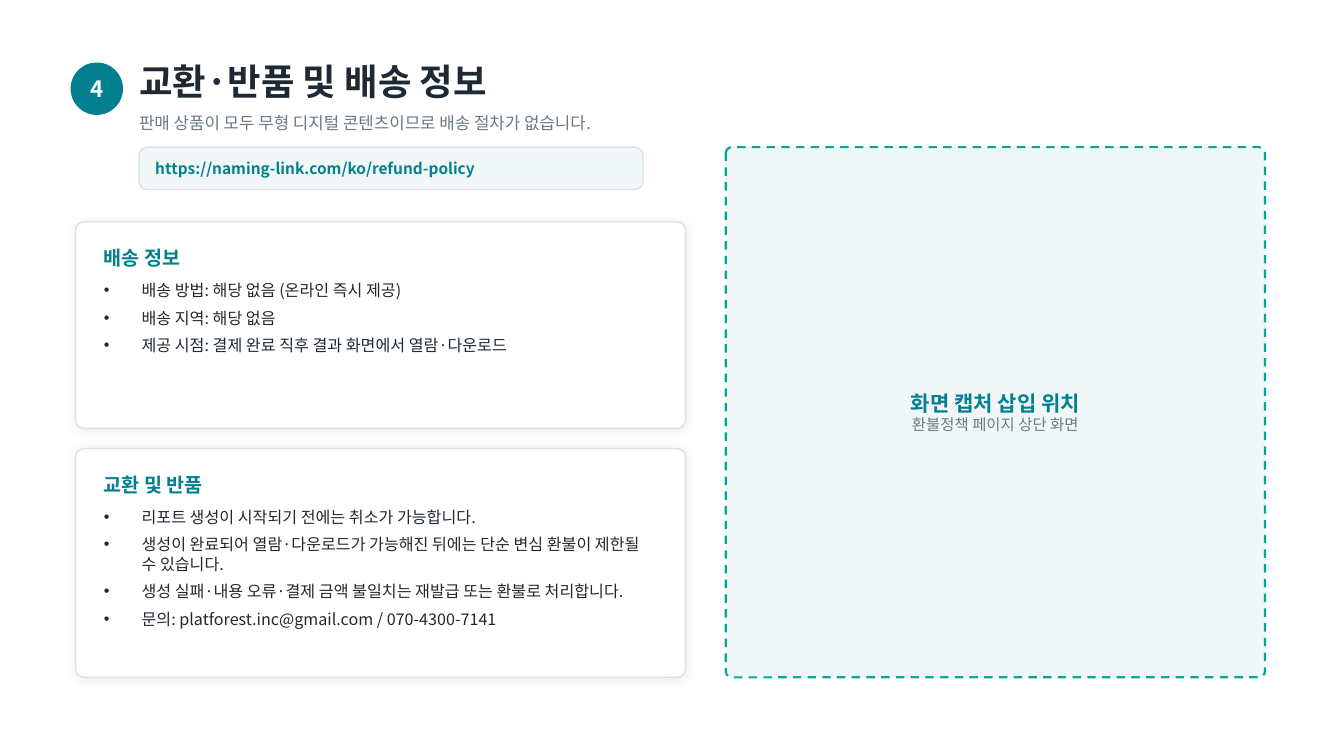
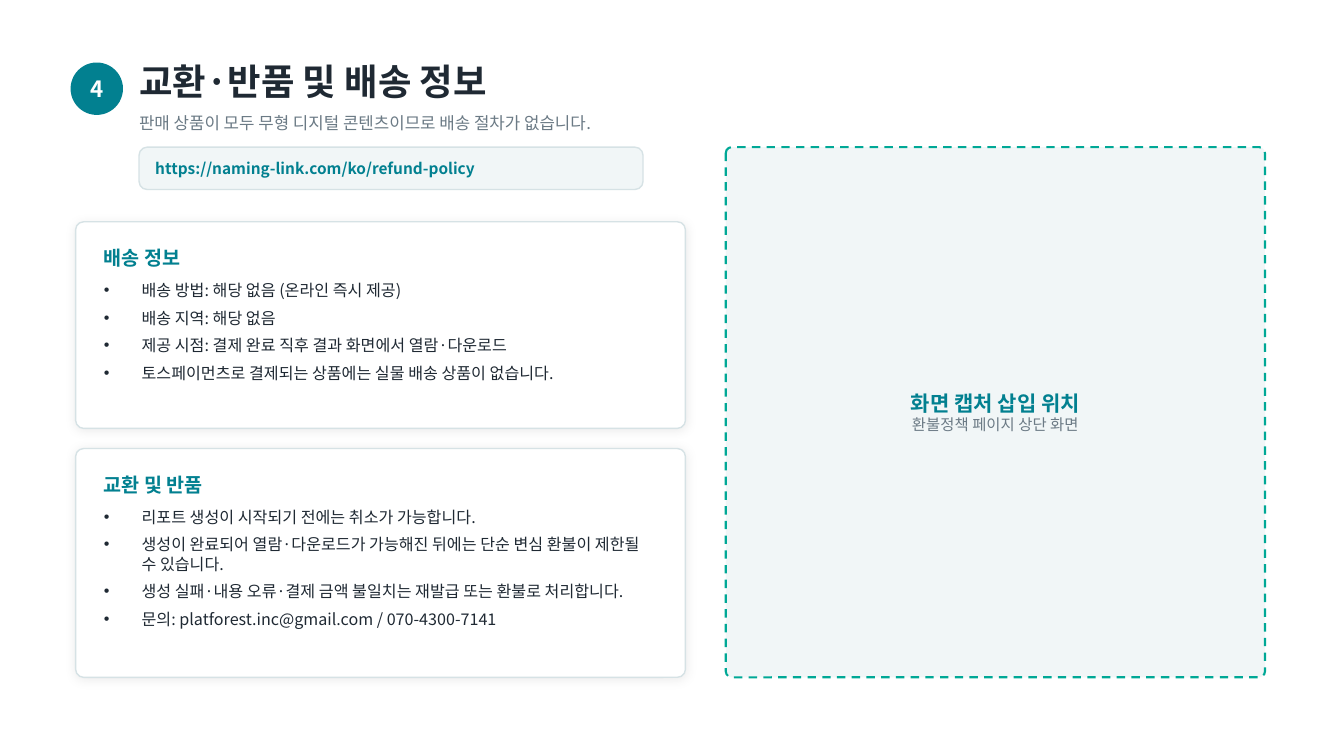
Before and after one commit to whitederrick/naminglink, a slide deck: slide 5 of docs/Naming-Link_결제경로.pptx. Drawn at 1344x756 pixels with LibreOffice and Linux fonts; fonts in the diff are those of the drawing. Boxes give left, top, right and bottom in pixels: in the first picture for what was removed or moved away, otherwise in the second. Text is boxed around its words. In the diff, an @@ line names an element or a change of style, - is before the commit and + after.

```diff
--- a/docs/Naming-Link_결제경로.pptx
+++ b/docs/Naming-Link_결제경로.pptx
@@ text at <box>142,365,554,381</box>: paragraph added @@
+• 토스페이먼츠로 결제되는 상품에는 실물 배송 상품이 없습니다.
```
Also in this commit, not shown: 3 other slides changed, 1 slide added, 2 other files.
